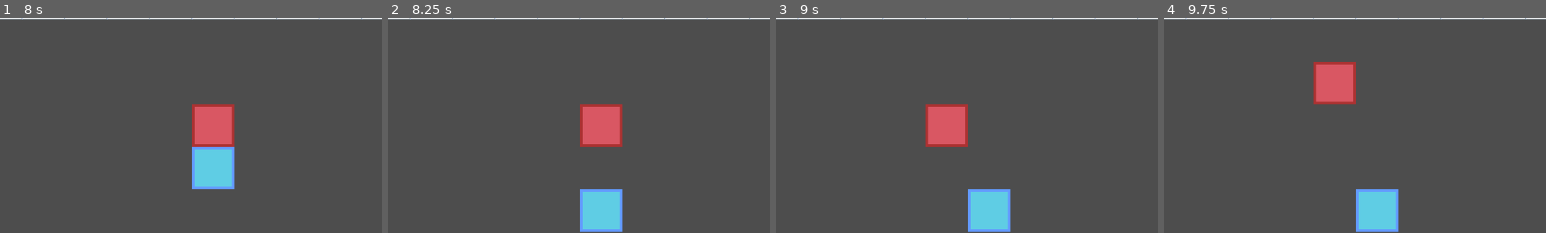
Above: before the commit, frames 1-4 (left to right).
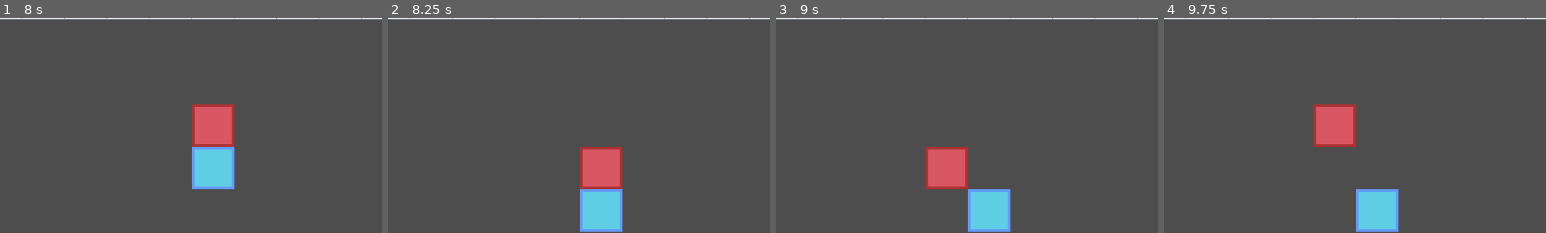
Above: after the commit, the same moments.

Repository: youssefevan/kickoff-jam-fall-2023
Game: Godot game, scene res://scenes/world_grid.tscn
Two runs of this game, one before a commit and one after it. Both use one fixed random seed, a clock stepped at 60 frames per second and the inputs below. This scene is started directly instead of the project's main scene.
Inputs:
- Up to frame 1 (8 s): tap Enter at 0.5, 2, 3.5 s; hold D (right) 0.53-1.28 s; tap Space at 1.25, 2.75, 4.25 s; hold S (down) 1.28-2.03 s; hold D (right) 2.03-2.78 s; hold W (up) 2.78-3.53 s; hold A (left) 3.53-5.03 s; hold S (down) 5.03-5.78 s; hold D (right) 5.78-6.53 s; hold W (up) 6.53-7.28 s; hold D (right) from 7.28 s (still down)
- Up to frame 2 (8.25 s): release D (right) at 8.03 s; hold S (down) from 8.03 s (still down)
- Up to frame 3 (9 s): release S (down) at 8.78 s; hold A (left) from 8.78 s (still down)
- Up to frame 4 (9.75 s): release A (left) at 9.53 s; hold W (up) from 9.53 s (still down)
The pictures show only the part of the screen within x 25-75%, y 10-60%; the shares and areas given below are measured in that part.

Frame 1 is identical in both runs. In frame 2, 4.5% of the frame differs, in the area x 50-62%, y 40-80%; in frame 3, 4.5%; in frame 4, 4.4%.

Commit message:
Better boulder pushing

Diff:
--- a/KickoffJamFall2023/scripts/boulder_grid.gd
+++ b/KickoffJamFall2023/scripts/boulder_grid.gd
@@ -9,3 +9,6 @@
 
 	if !ray.is_colliding():
 		movement_tween(dir)
+		return true
+	else:
+		return false
--- a/KickoffJamFall2023/scripts/player_grid.gd
+++ b/KickoffJamFall2023/scripts/player_grid.gd
@@ -18,4 +18,5 @@
 	elif ray.get_collider() is TileMap:
 		pass
 	elif ray.get_collider() is Entity:
-		ray.get_collider().push(dir)
+		if ray.get_collider().push(dir) == true:
+			movement_tween(dir)
